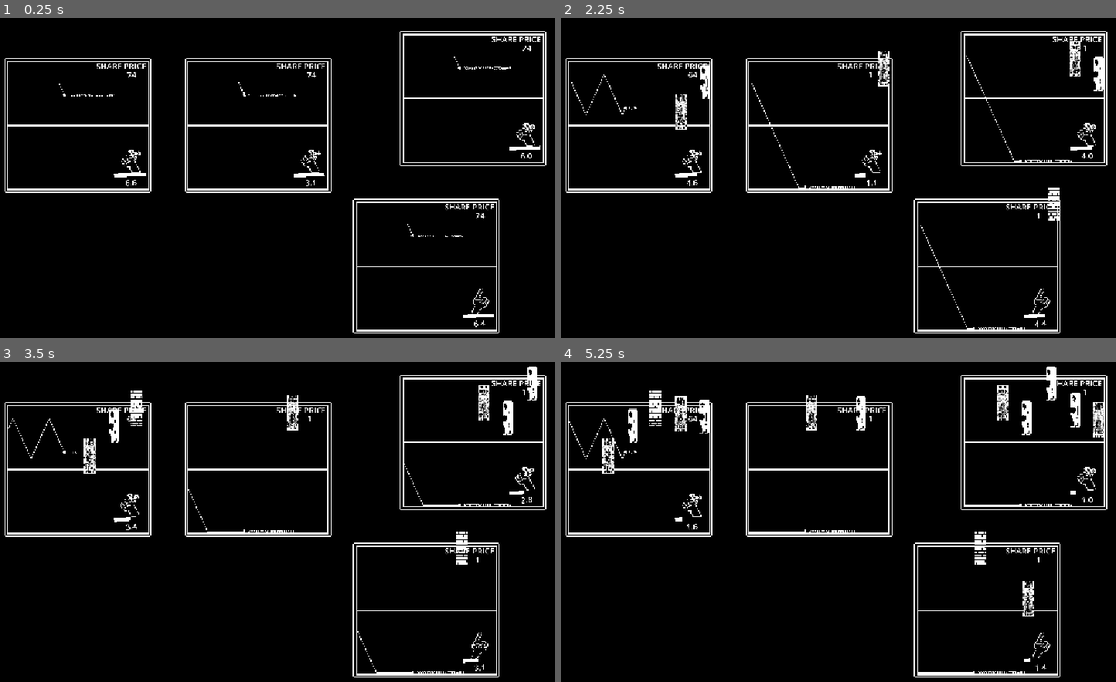
Above: before the commit, frames 1-4 (two rows, left to right).
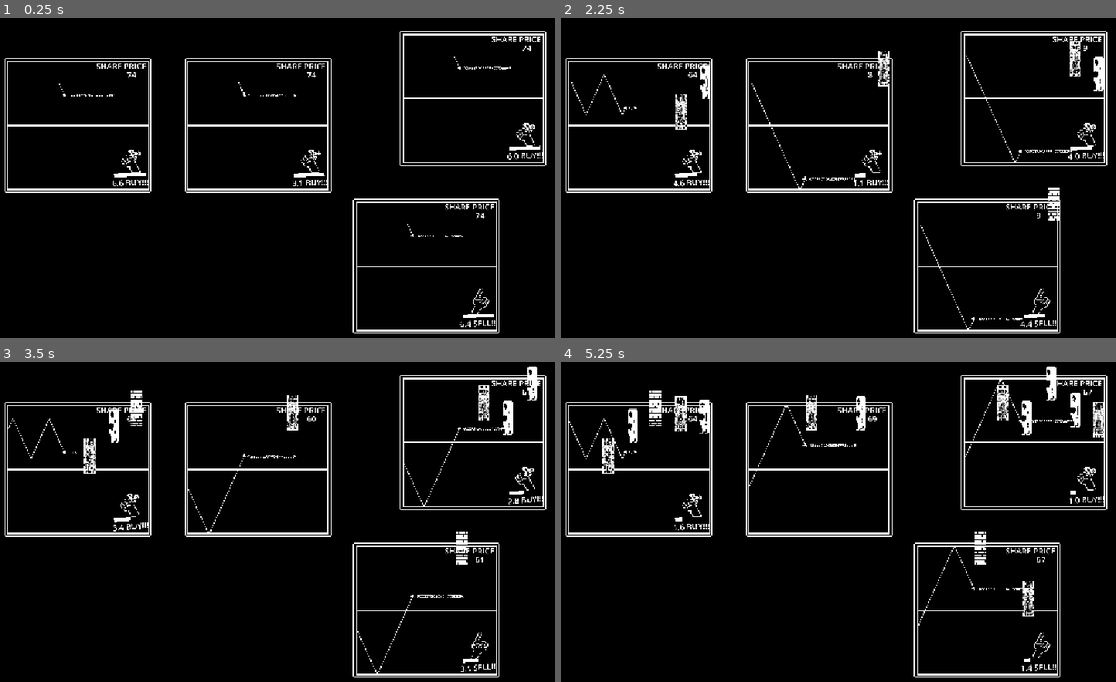
Above: after the commit, the same moments.

Repository: yarkoasaf/lauchablast-capitalism-1bitjam
Game: Godot game, scene res://node_2d.tscn
Same seed, same stepped clock (60 frames per second), same inputs: the game is played once before the commit and once after it.
Inputs:
- Up to frame 1 (0.25 s): no input
- Up to frame 2 (2.25 s): tap A (wave) at 0.6, 1.35, 2.1 s
- Up to frame 3 (3.5 s): tap A (wave) at 2.85 s
- Up to frame 4 (5.25 s): tap A (wave) at 3.6, 4.35, 5.1 s

The runs differ from the first frame. In frame 1, 0.2% of the frame differs, in the area x 20-98%, y 41-97%; in frame 2, 0.5%; in frame 3, 0.6%; in frame 4, 0.7%, in the area x 20-98%, y 5-98%.

Commit message:
add text, music and bounce player

Diff:
--- a/hand_investor.gd
+++ b/hand_investor.gd
@@ -16,11 +16,14 @@
 var _time_left: float
 var _ui_timer: Timer
 var _dying: bool = false
+var buy_sell_text: String = ""
 
 func _ready() -> void:
 	# choose texture
 	is_buy = (randi_range(0, 1) == 0)
 	sprite.texture = BUY_TEX if is_buy else SELL_TEX
+	# choose text
+	buy_sell_text = "BUY!!!" if is_buy else "SELL!!!"
 
 	# init timer ui
 	_time_left = lifetime
@@ -46,7 +49,7 @@
 func _update_ui() -> void:
 	var ratio: float = 0.0 if lifetime <= 0.0 else (_time_left / lifetime)
 	bar.value = ratio
-	label.text = "%0.1f" % _time_left
+	label.text = "%0.1f" % _time_left + " " + buy_sell_text
 
 func _begin_despawn() -> void:
 	if _dying:
--- a/node_2d.tscn
+++ b/node_2d.tscn
@@ -1,6 +1,7 @@
 [gd_scene format=3 uid="uid://c44wcoh434kqa"]
 
 [ext_resource type="PackedScene" uid="uid://u377wgernark" path="res://scenes/pantalla.tscn" id="1_epypp"]
+[ext_resource type="AudioStream" uid="uid://626dkusjp6kc" path="res://assets/watermello-hard-phonk-phonk-music-484666.mp3" id="3_epypp"]
 [ext_resource type="Texture2D" uid="uid://0kvu2crx0j76" path="res://assets/sprites/A.jpg" id="6_kdubu"]
 
 [sub_resource type="Shader" id="Shader_wtcfe"]
@@ -94,3 +95,7 @@
 offset_right = 1153.0
 offset_bottom = 644.0
 theme = SubResource("Theme_0e48y")
+
+[node name="WatermelloHardPhonkPhonkMusic484666" type="AudioStreamPlayer" parent="." unique_id=373980899]
+stream = ExtResource("3_epypp")
+autoplay = true
--- a/scenes/hand_investor.tscn
+++ b/scenes/hand_investor.tscn
@@ -97,15 +97,15 @@
 [node name="TimeLabel" type="Label" parent="Pivot/UI/Panel" unique_id=2081837254]
 layout_mode = 1
 anchors_preset = -1
-anchor_left = -0.6701838
-anchor_top = 0.7183204
-anchor_right = 0.63794774
-anchor_bottom = 4.3957396
+anchor_left = -1.1371313
+anchor_top = 0.6332357
+anchor_right = 1.0050706
+anchor_bottom = 4.310655
 offset_left = 90.0
 offset_top = 31.0
 offset_right = 130.0
 offset_bottom = 54.0
 theme_override_font_sizes/font_size = 100
-text = "10.3"
+text = "10.3 BUY!!!"
 horizontal_alignment = 1
 metadata/_edit_use_anchors_ = true
--- a/scripts/GameControl/character_body_2d.gd
+++ b/scripts/GameControl/character_body_2d.gd
@@ -11,9 +11,16 @@
 var ultimoPrecio:= 0
 var letraPantalla: String = ""
 
+#temp
+var _prev_pos: Vector2
+
+
 func _ready() -> void:
 	letraPantalla =get_parent().get("letraPantalla")
 	print(letraPantalla)
+
+	#temp
+	_prev_pos = global_position
 
 func calcularPrecio() -> void:
 	if mapaLocal == null:
@@ -34,7 +41,7 @@
 
 
 #maneja movimiento de la flecha
-func _physics_process(_delta: float) -> void:
+func _physics_process(delta: float) -> void:
 	# Toggle on key press
 	if Input.is_action_just_pressed("wave" + letraPantalla):
 		going_up = !going_up
@@ -44,3 +51,11 @@
 	velocity.y = -speed_y if going_up else speed_y
 	move_and_slide()
 	calcularPrecio()
+
+	# REAL velocity (after collisions)
+	var safe_delta: float = maxf(delta, 0.000001)
+	var real_velocity: Vector2 = (global_position - _prev_pos) / safe_delta
+	_prev_pos = global_position
+
+	if real_velocity.length() == 0.0:
+		going_up = !going_up
Not shown, added: assets/watermello-hard-phonk-phonk-music-484666.mp3.import
Not shown, added: assets/watermello-hard-phonk-phonk-music-484666.mp3
